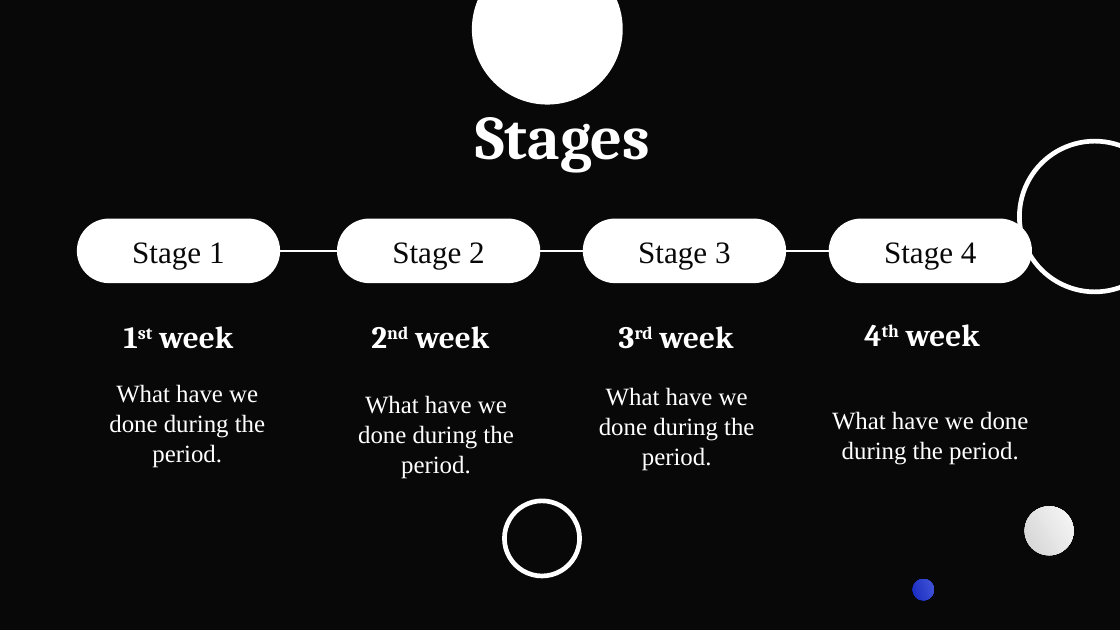
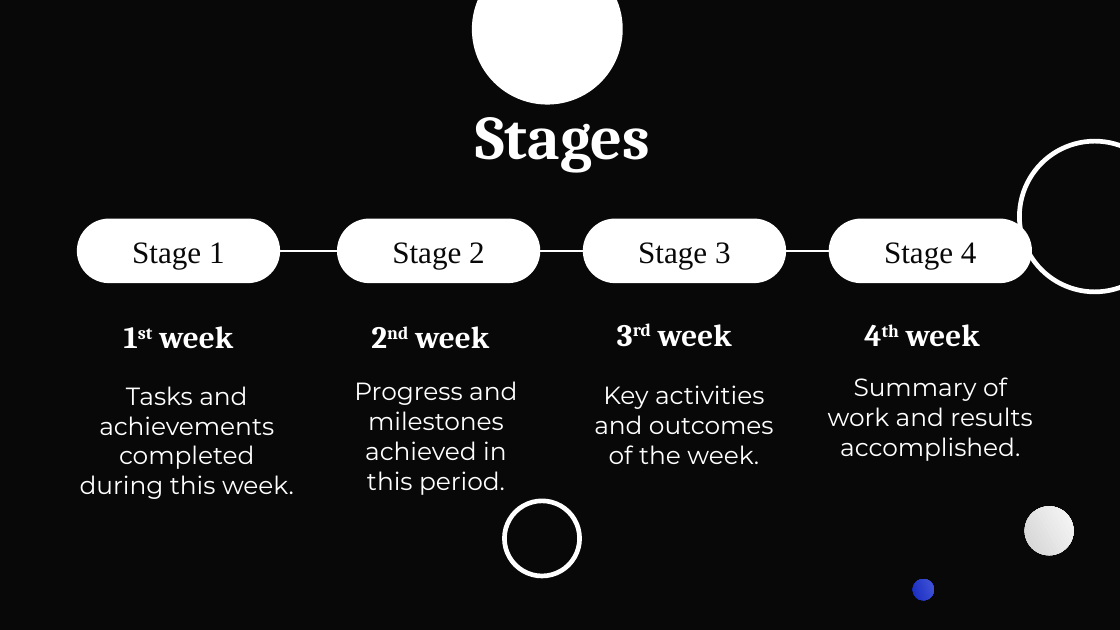
Before and after one commit to codingburgas/8grade-html-css-project-clutchcars, a slide deck: slide 3 of documentation/presenation.pptx. Drawn at 1120x630 pixels with LibreOffice and Linux fonts; fonts in the diff are those of the drawing. Boxes give left, top, right and bottom in pixels: in the first picture for what was removed or moved away, otherwise in the second. Text is boxed around its words. In the diff, an @@ line names an element or a change of style, - is before the commit and + after.

Commit message:
Edit the presentation

```diff
--- a/documentation/presenation.pptx
+++ b/documentation/presenation.pptx
@@ subtitle at bbox=[80, 386, 294, 499]: text changed; font Times New Roman to Montserrat @@
-What have we done during the period.
+Tasks and achievements completed during this week.
@@ subtitle at bbox=[354, 381, 517, 495]: text changed; font Times New Roman to Montserrat @@
-What have we done during the period.
+Progress and milestones achieved in this period.
@@ subtitle at bbox=[594, 385, 774, 464]: text changed; font Times New Roman to Montserrat @@
-What have we done during the period.
+Key activities and outcomes of the week.
@@ subtitle at bbox=[828, 377, 1032, 461]: text changed; font Times New Roman to Montserrat @@
-What have we done during the period.
+Summary of work and results accomplished.
```
Also in this commit, not shown: 1 other file.
